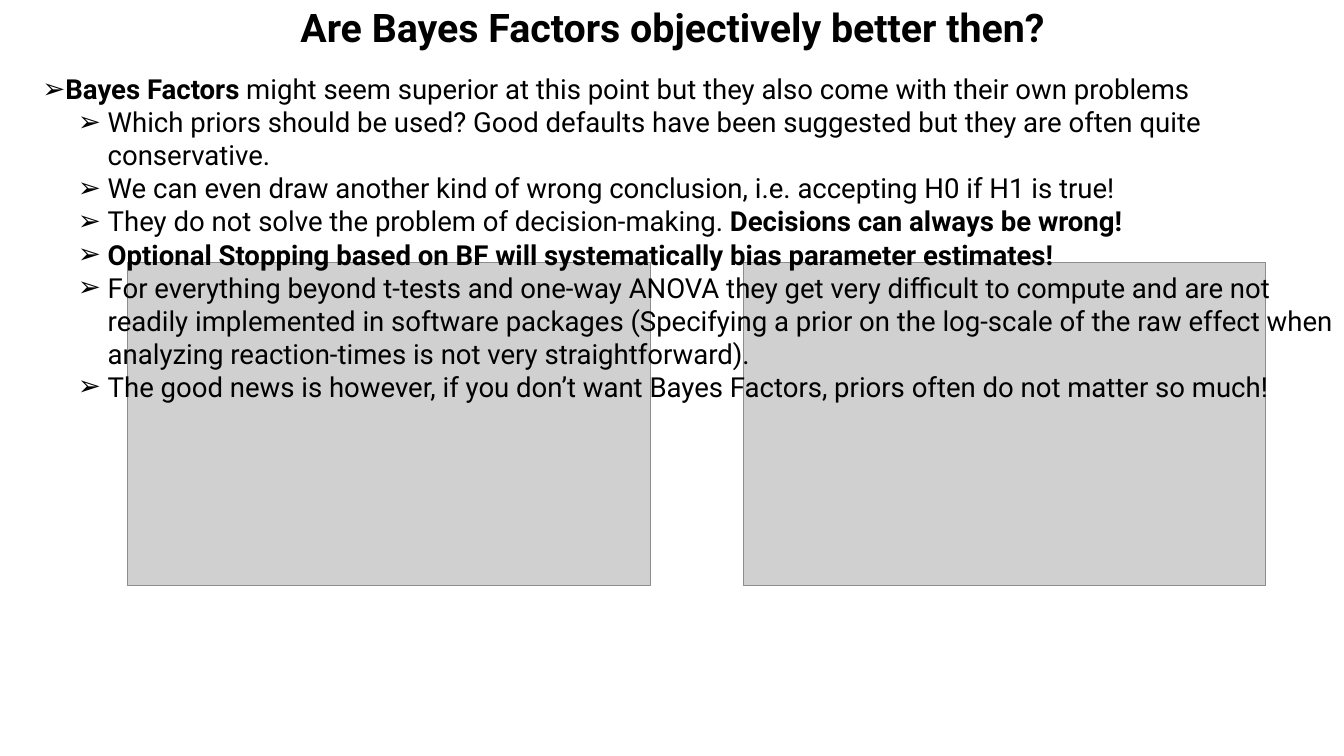
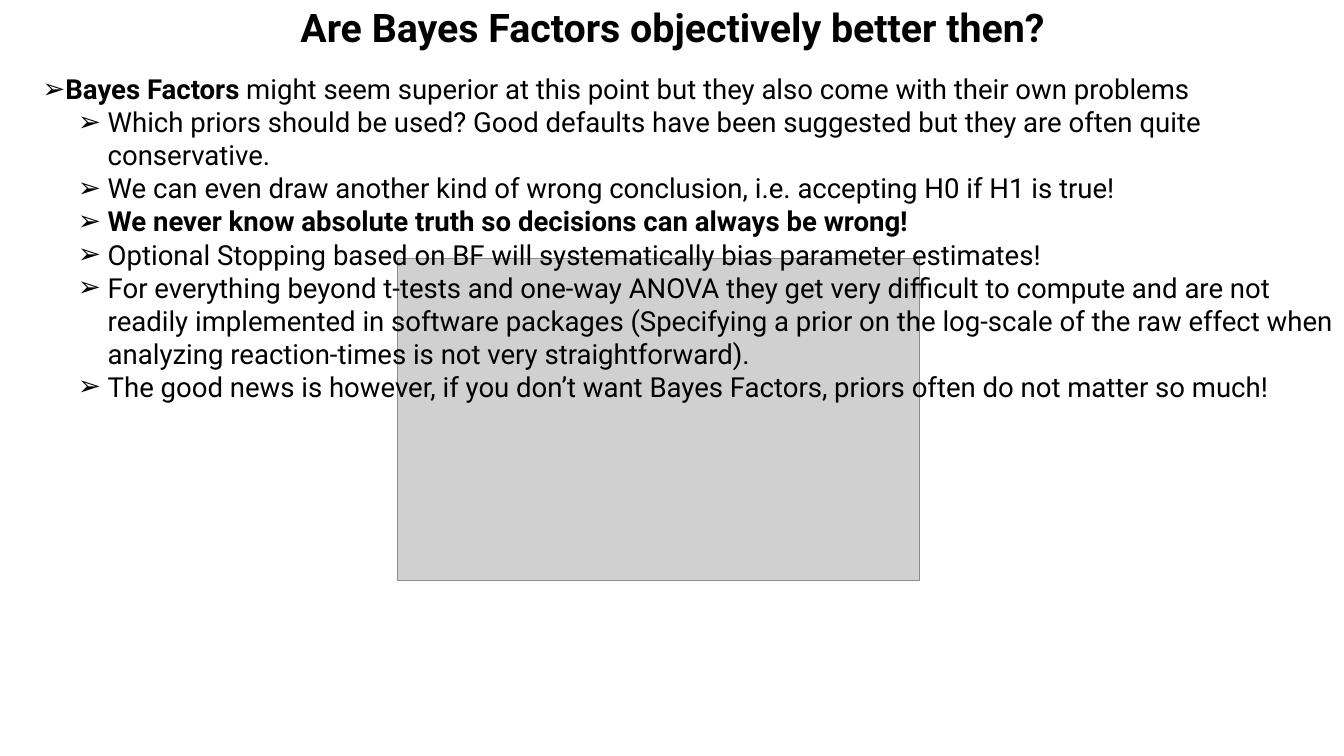
Before and after one commit to julianquandt/extending_stats_toolbox-phd-day2019, a slide deck: slide 12 of extending_stats_toolbox_phd-day2019_short.pptx. Drawn at 1344x756 pixels with LibreOffice and Linux fonts; fonts in the diff are those of the drawing; grey boxes stand for pictures; background and template pictures are left out. Boxes give left, top, right and bottom in pixels: in the first picture for what was removed or moved away, otherwise in the second. Text is boxed around its words. In the diff, an @@ line names an element or a change of style, - is before the commit and + after.

Commit message:
update presentation and reading list

```diff
--- a/extending_stats_toolbox_phd-day2019_short.pptx
+++ b/extending_stats_toolbox_phd-day2019_short.pptx
@@ text at box(108, 210, 908, 237): text changed; bold on @@
-    ➢ They do not solve the problem of decision-making. Decisions can always be wrong!
+    ➢ We never know absolute truth so decisions can always be wrong!
@@ text at box(108, 239, 1040, 271): bold off in "Optional Stopping based on BF will systematically ..." @@
@@ picture removed at box(128, 263, 650, 585) @@
@@ picture: place and size @@
-picture at box(743, 263, 1265, 585)
+picture at box(397, 258, 920, 580)
```
